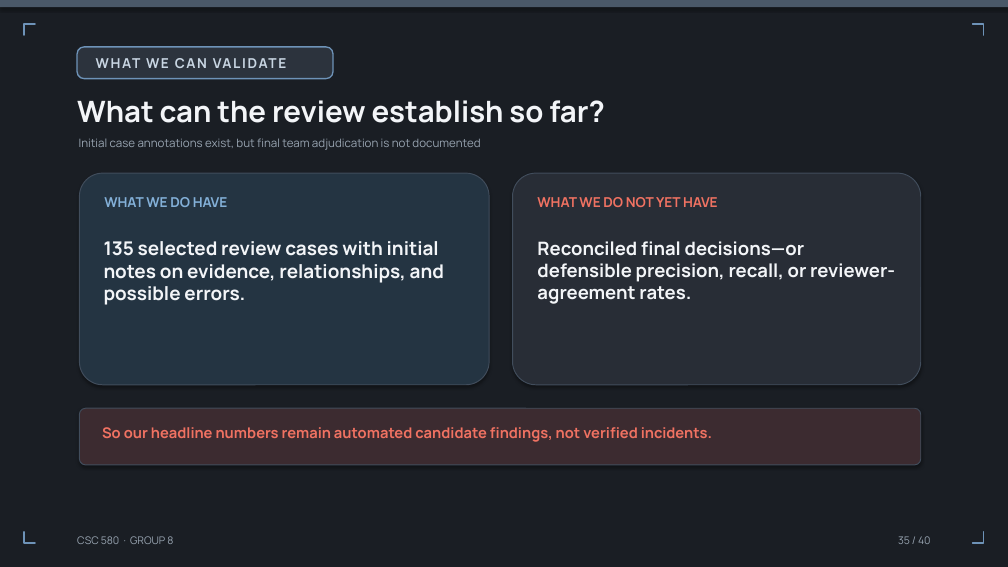
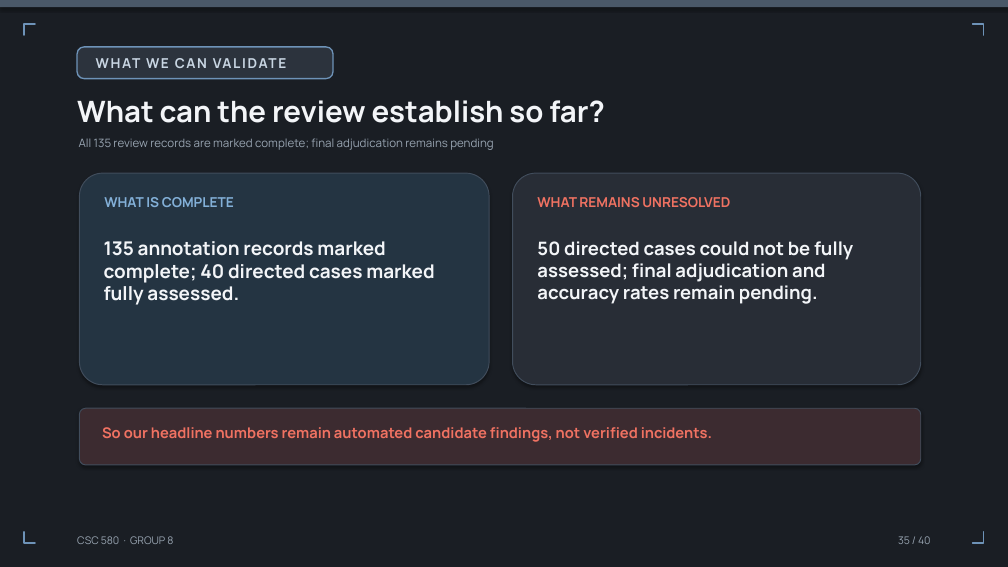
Before and after one commit to umdnp/csc580-project8, a slide deck: slide 35 of docs/group8_final_presentation.pptx. Drawn at 1008x567 pixels with LibreOffice and Linux fonts; fonts in the diff are those of the drawing; background and template pictures are left out. Boxes give left, top, right and bottom in pixels: in the first picture for what was removed or moved away, otherwise in the second. Text is boxed around its words. In the diff, an @@ line names an element or a change of style, - is before the commit and + after.

```diff
--- a/docs/group8_final_presentation.pptx
+++ b/docs/group8_final_presentation.pptx
@@ text at [79,138,494,150]: text changed @@
-Initial case annotations exist, but final team adjudication is not documented
+All 135 review records are marked complete; final adjudication remains pending
@@ text at [104,197,234,207]: text changed @@
-WHAT WE DO HAVE
+WHAT IS COMPLETE
@@ text at [537,197,730,207]: text changed @@
-WHAT WE DO NOT YET HAVE
+WHAT REMAINS UNRESOLVED
@@ text at [104,241,434,305]: text changed @@
-135 selected review cases with initial notes on evidence, relationships, and possible errors.
+135 annotation records marked complete; 40 directed cases marked fully assessed.
@@ text at [537,241,853,304]: text changed @@
-Reconciled final decisions—or defensible precision, recall, or reviewer-agreement rates.
+50 directed cases could not be fully assessed; final adjudication and accuracy rates remain pending.
```
Also in this commit, not shown: 1 other slide changed.
